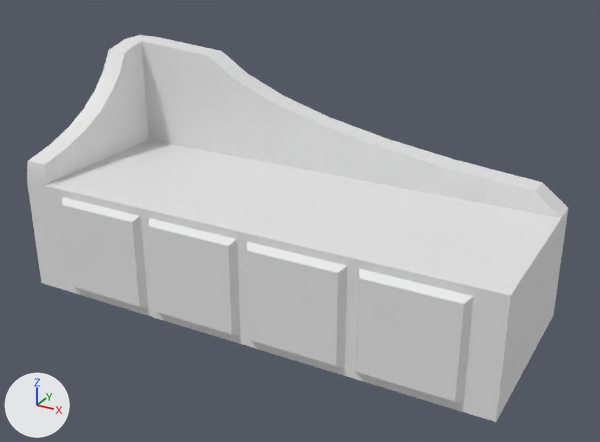
The FBX model Content/02-MESHES/Furnitures/SM_Couch.fbx, before and after one commit.
One viewpoint serves both versions: a camera (50 mm lens) standing at (1.66, -2.89, 1.85) and looking at (0.08, -0.02, 0.42). Lighting does not change. The marker at lower left points along +X, +Y and +Z. Where no turn or scale is listed for an object, it has been applied to the vertices.

In view in the first picture: 'SM_Couch'.
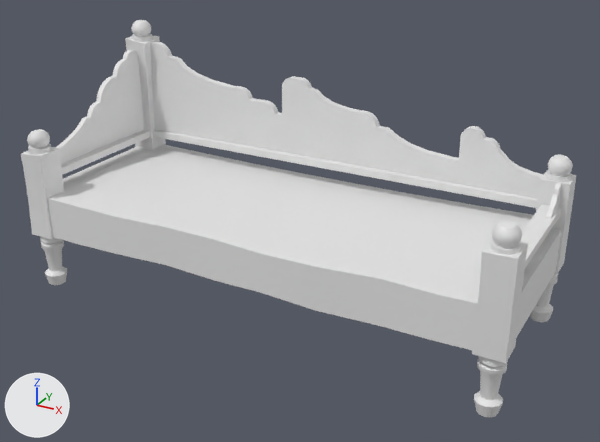
What differs and where, as boxes [x1, y1, x2, y2] in the pictures (600 x 442 px):
'SM_Couch', reshaped: before [27, 35, 568, 422]; after [21, 20, 577, 417]
part 1 of me_mesh, added: after [61, 130, 150, 175]
part 2 of me_mesh, added: after [520, 204, 561, 268]
part 3 of me_mesh, added: after [153, 130, 537, 208]
part 4 of me_mesh, rebuilt (47% shorter): before [27, 35, 568, 422]; after [47, 145, 561, 350]
part 5 of me_mesh, deleted: before [149, 218, 240, 337]
part 6 of me_mesh, deleted: before [62, 197, 148, 309]
part 7 of me_mesh, deleted: before [247, 242, 347, 368]
part 8 of me_mesh, added: after [21, 20, 577, 322]
part 9 of me_mesh, built on: before [355, 268, 473, 404]; after [472, 220, 528, 417]

What changed in the scene script:
```text
Change me_mesh:
    used by ob_sm_couch; location = (0.0, 0.0, 0.0)
    remove me_mesh.from_pydata(...)  # 83 vertices, 72 faces; spans x -1.1..1.1, y -0.45..0.45, z 0.0..1.02
    add me_mesh.from_pydata(...)  # 1712 vertices, 1720 faces; spans x -1.11..1.11, y -0.43..0.46, z 0.0..1.1
    me_mesh part 1: a new loose piece, a box spanning x -1.089..-1.01, y -0.312..0.358, z 0.52..0.552
    me_mesh part 2: a new loose piece, a box spanning x 1.012..1.091, y -0.312..0.358, z 0.52..0.552
    me_mesh part 3: a new loose piece, a box spanning x -0.995..0.998, y 0.365..0.444, z 0.52..0.552
    me_mesh part 4: the loose piece of 51 vertices spanning x -1.1..1.1, y -0.41..0.45, z 0.0..1.02 is rebuilt with 120 vertices and now spans x -1.1..1.1, y -0.41..0.45, z 0.25..0.46
    me_mesh part 5: the loose piece of 8 vertices spanning x -0.42..0.02, y -0.45..-0.41, z 0.03..0.48 is deleted
    me_mesh part 6: the loose piece of 8 vertices spanning x -0.9..-0.46, y -0.45..-0.41, z 0.03..0.48 is deleted
    me_mesh part 7: the loose piece of 8 vertices spanning x 0.06..0.5, y -0.45..-0.41, z 0.03..0.48 is deleted
    me_mesh part 8: 1260 vertices added at x -1.11..1.11, y -0.42..0.46, z 0.0..1.1
    me_mesh part 9: 8 vertices removed from x 0.54..0.98, y -0.45..-0.41, z 0.03..0.48; 308 vertices added at x 0.99..1.11, y -0.43..-0.18, z 0.0..0.75
```
